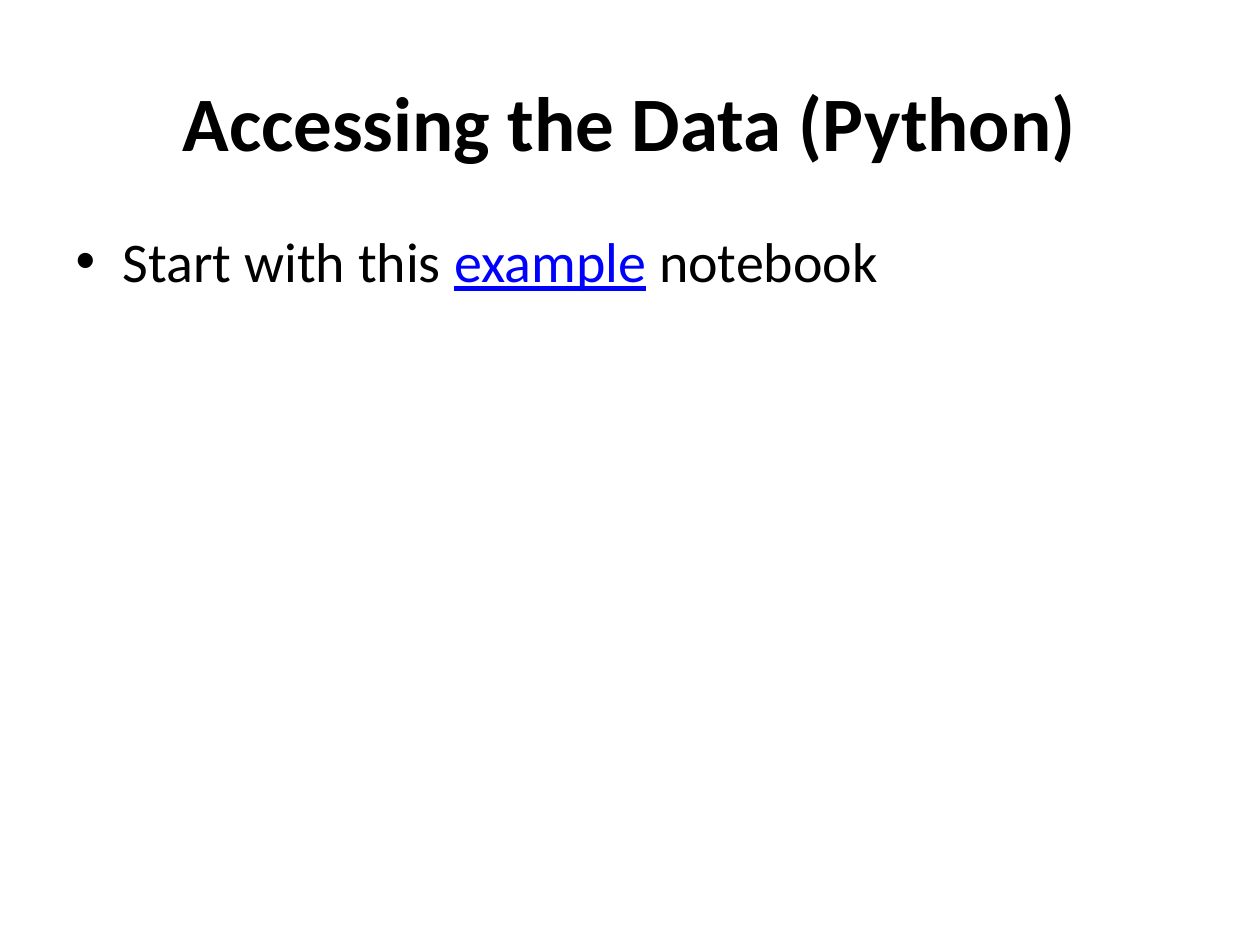
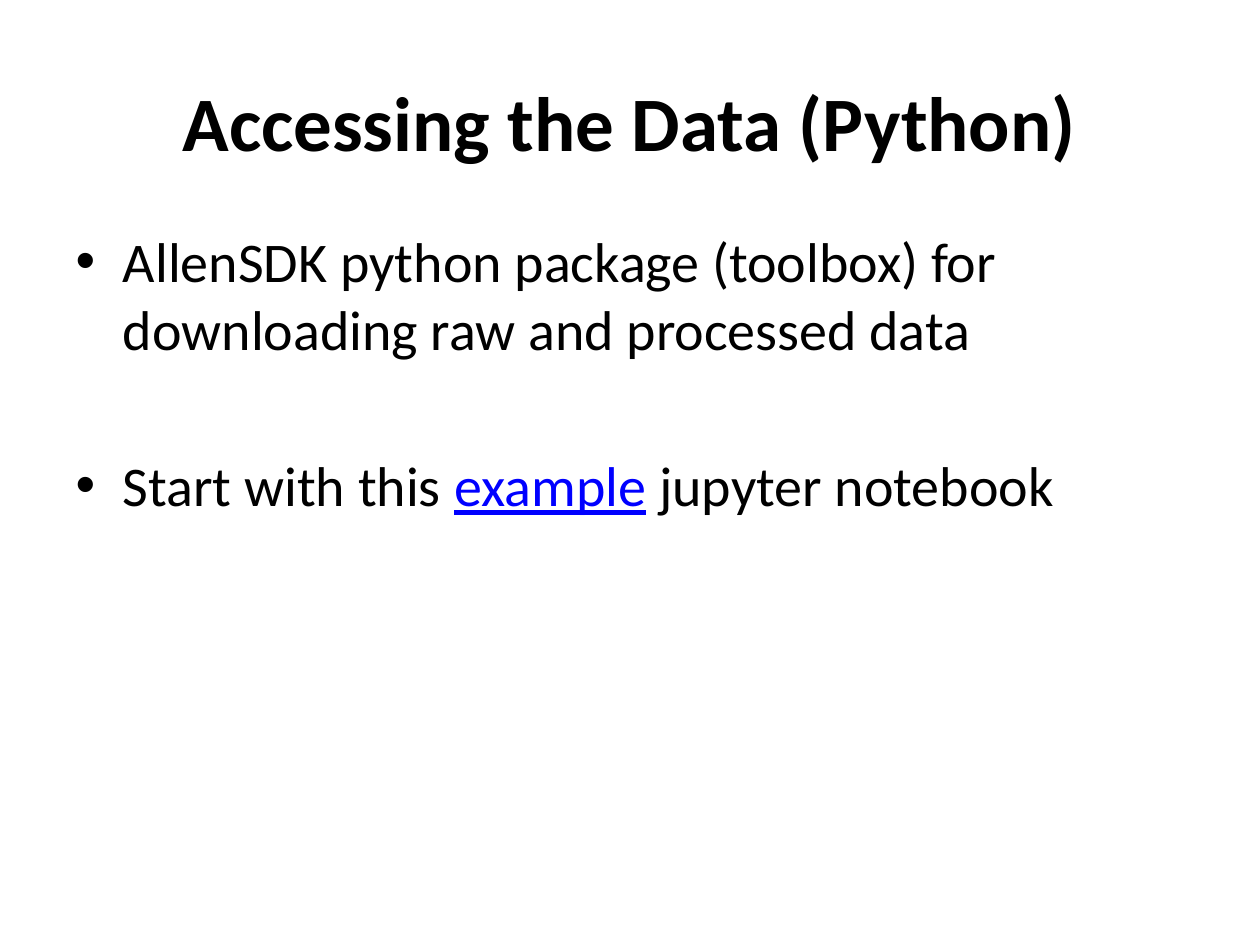
Before and after one commit to geffenlab/CNI-JC, a slide deck: slide 13 of Allen_Brain_Observatory_Dataset.pptx (slide 14 before the commit). Drawn at 1260x945 pixels with LibreOffice and Linux fonts; fonts in the diff are those of the drawing. Boxes give left, top, right and bottom in pixels: in the first picture for what was removed or moved away, otherwise in the second. Text is boxed around its words. In the diff, an @@ line names an element or a change of style, - is before the commit and + after.

Commit message:
minor changes

```diff
--- a/Allen_Brain_Observatory_Dataset.pptx
+++ b/Allen_Brain_Observatory_Dataset.pptx
@@ text at [123,241,1054,516]: text changed @@
-• Start with this example notebook
+• AllenSDK python package (toolbox) for downloading raw and processed data
+• Start with this example jupyter notebook
```
Also in this commit, not shown: 6 other slides changed, 1 slide added.
